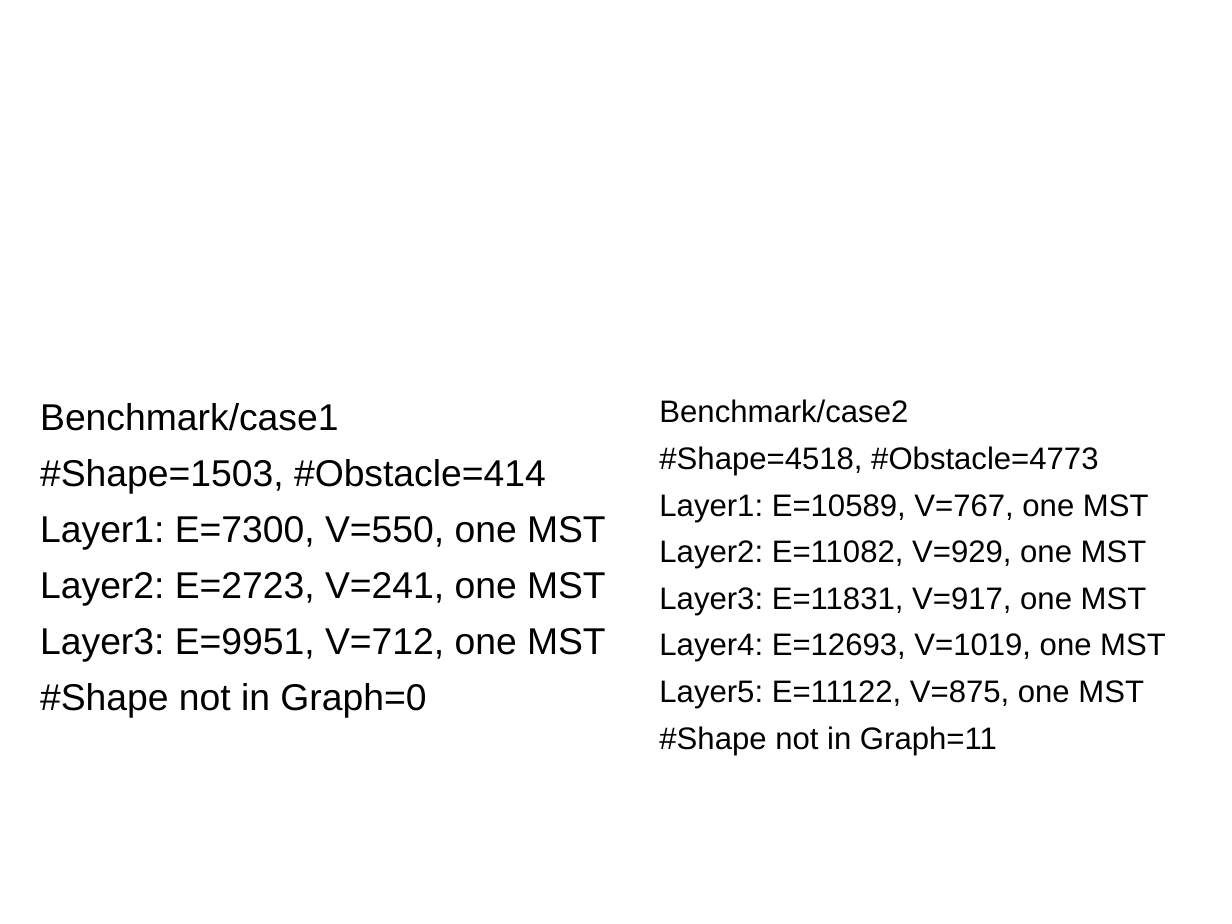
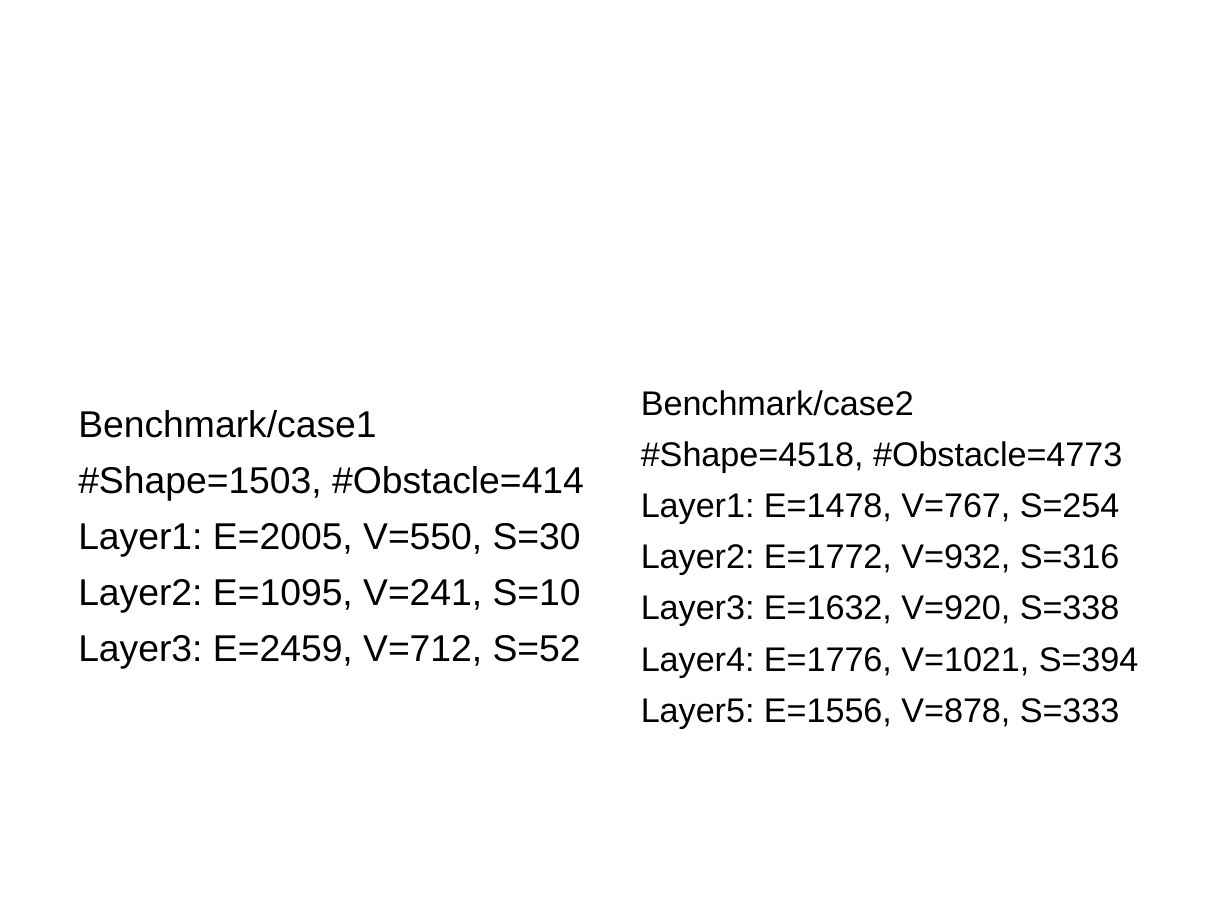
Before and after one commit to lee30sonia/NTUEE_Harmony, a slide deck: slide 15 of class presentation.pptx. Drawn at 1232x924 pixels with LibreOffice and Linux fonts; fonts in the diff are those of the drawing; background and template pictures are left out. Boxes give left, top, right and bottom in pixels: in the first picture for what was removed or moved away, otherwise in the second. Text is boxed around its words. In the diff, an @@ line names an element or a change of style, - is before the commit and + after.

```diff
--- a/class presentation.pptx
+++ b/class presentation.pptx
@@ text "Benchmark/case1": place and size @@
-text "Benchmark/case1" at [40,403,606,718]
+text "Benchmark/case1" at [78,410,584,669]
@@ text "Benchmark/case2": place and size @@
-text "Benchmark/case2" at [659,399,1166,755]
+text "Benchmark/case2" at [641,390,1139,728]
@@ text at [641,390,1122,472]: size 20 to 22 pt in "Benchmark/case2", "#Shape=4518, #Obstacle=4773" @@
@@ text at [641,493,1139,728]: text changed; size 20 to 22 pt @@
-Layer1: E=10589, V=767, one MST
-Layer2: E=11082, V=929, one MST
-Layer3: E=11831, V=917, one MST
-Layer4: E=12693, V=1019, one MST
-Layer5: E=11122, V=875, one MST
-#Shape not in Graph=11
+Layer1: E=1478, V=767, S=254
+Layer2: E=1772, V=932, S=316
+Layer3: E=1632, V=920, S=338
+Layer4: E=1776, V=1021, S=394
+Layer5: E=1556, V=878, S=333
@@ text at [78,523,581,669]: text changed @@
-Layer1: E=7300, V=550, one MST
-Layer2: E=2723, V=241, one MST
-Layer3: E=9951, V=712, one MST
-#Shape not in Graph=0
+Layer1: E=2005, V=550, S=30
+Layer2: E=1095, V=241, S=10
+Layer3: E=2459, V=712, S=52
```
Also in this commit, not shown: 1 other file.
